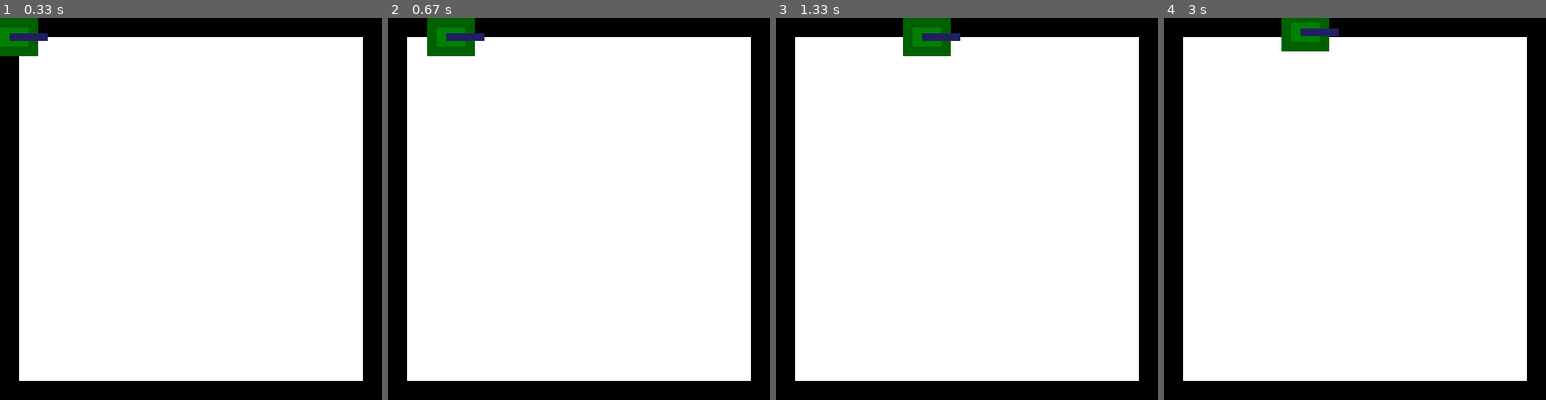
Above: before the commit, frames 1-4 (left to right).
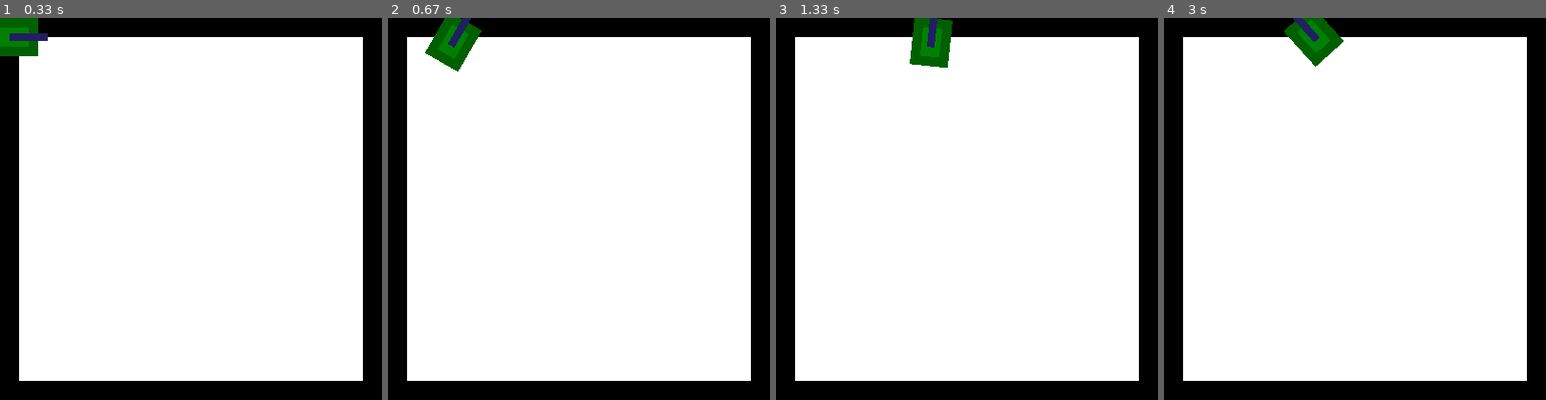
Above: after the commit, the same moments.

Repository: will-hd/Tank-Trouble
Game: pygame game, started from run.py
The game is run twice, just before and just after one commit, with the same random seed, the same clock (stepped at 60 frames per second) and the same inputs.
Inputs:
- Up to frame 1 (0.33 s): no input
- Up to frame 2 (0.67 s): hold A from 0.33 s (still down); hold Right from 0.33 s (still down)
- Up to frame 3 (1.33 s): release A at 0.8 s; release Right at 0.8 s; hold Right 0.83-1.3 s
- Up to frame 4 (3 s): hold Up 1.33-1.63 s; hold Right 1.67-2.13 s; hold Left 2.17-2.7 s; hold A 2.17-2.7 s; hold Down from 2.73 s (still down); hold S from 2.73 s (still down)

Frame 1 is identical in both runs. In frame 2, 1.0% of the frame differs, in the area x 9-26%, y 0-14%; in frame 3, 1.1%, in the area x 33-49%, y 0-13%; in frame 4, 1.0%.

Commit message:
feat: rotating tank about center

Diff:
--- a/run.py
+++ b/run.py
@@ -41,21 +41,7 @@
                     GAME_RUNNING = False
 
             keys = pygame.key.get_pressed()
-            if keys[pygame.K_RIGHT]:
-                self.tank.control(self.tank.tank_speed, 0)
-            if keys[pygame.K_LEFT]:
-                self.tank.control(-self.tank.tank_speed, 0)
-            if keys[pygame.K_UP]:
-                self.tank.control(0, -self.tank.tank_speed)
-            if keys[pygame.K_DOWN]:
-                self.tank.control(0, +self.tank.tank_speed)
-            # Shoot bullet
-            # if keys[pygame.K_f]:
-            #     if self.tank.can_shoot():
-            #         self.bullet_group.add(self.tank.create_bullet())
-            if keys[pygame.K_f]:
-                if self.tank.can_shoot():
-                    self.tank.create_bullet()
+
 
             # Draw screen and grid
             self.screen.blit(self.backdrop, self.backdrop_box)
@@ -65,7 +51,7 @@
                 self.tank.bullet_group.update()
                 self.tank.bullet_group.draw(self.screen)
 
-            self.tank_group.update()
+            self.tank_group.update(keys)
             self.tank_group.draw(self.screen)
 
             pygame.display.flip()
--- a/tank.py
+++ b/tank.py
@@ -13,17 +13,20 @@
         pygame.draw.rect(self.image, (0, 128, 0), (10, 10, 30, 20))
         pygame.draw.rect(self.image, (32, 32, 96), (20, 16, 40, 8))
 
+        self.original_image = self.image.copy()
+        self.original_center = self.original_image.get_rect().center
+
         self.position = vector(20, 20)
         self.rect = self.image.get_rect()
-
         self.dpos = vector(0, 0)
+        self.angle = 0
+        self.direction = vector(1, 0)
 
         self.tank_speed = 5.11
-
         self.shoot_frequency: int = 300 #/milliseconds
         self.bullet_ready: bool = True
 
-        self.last_time = pygame.time.get_ticks()
+        self.previous_time = pygame.time.get_ticks()
 
         self.bullet_group = pygame.sprite.Group() # Bullet group for each tank
         self.wall_group = wall_group
@@ -31,29 +34,60 @@
     def control(self, dx, dy):
         self.dpos += vector(dx, dy)
 
-    def update(self):
+    def update(self, keys):
         """
         Update tank's position
         """
-        self.position += self.dpos #floating point
-        self.rect.center = self.position # integer
-        print(self.position, self.rect.center)
+        self.handle_key_press(keys)
+
+        self.direction = vector(1, 0).rotate(-self.angle)
+        self.image, rotation_offset = self.rotate_image()
+
+        self.position += self.dpos # floating point accuracy
+        self.rect.center = self.position - rotation_offset # integer
 
         self.dpos = vector(0, 0) # Reset back to zero for next frame
 
+    def rotate_image(self):
+        rotated_image = pygame.transform.rotate(self.original_image, self.angle)
+        rotated_center = rotated_image.get_rect().center
+
+        rotation_offset = vector(rotated_center[0] - self.original_center[0],
+                                  rotated_center[1] - self.original_center[1])
+
+        return rotated_image, rotation_offset
+
+    def handle_key_press(self, keys):
+        if keys[pygame.K_RIGHT]:
+                self.control(self.tank_speed, 0)
+        if keys[pygame.K_LEFT]:
+                self.control(-self.tank_speed, 0)
+        if keys[pygame.K_UP]:
+                self.control(0, -self.tank_speed)
+        if keys[pygame.K_DOWN]:
+                self.control(0, +self.tank_speed)
+        if keys[pygame.K_a]:
+                self.angle += 6
+        if keys[pygame.K_s]:
+                self.angle -= 6
+        # Shoot bullet
+        if keys[pygame.K_f]:
+            if self.can_shoot():
+                self.create_bullet()
+
     def can_shoot(self) -> bool:
         """
-        returns whether the tank is able to shoot given time spacing between last
+        Returns whether the tank is able to shoot given time spacing between last
         shot.
         """
         current_time = pygame.time.get_ticks()
-        interval = current_time - self.last_time
+        interval = current_time - self.previous_time
 
         if interval >= self.shoot_frequency:
-            self.last_time = current_time
+            self.previous_time = current_time
             return True
         else:
             return False
 
     def create_bullet(self):
-        Bullet(self.position, self.bullet_group, self.wall_group, direction=vector(1,0))
+        Bullet(self.position, self.bullet_group, self.wall_group, direction=self.direction)
